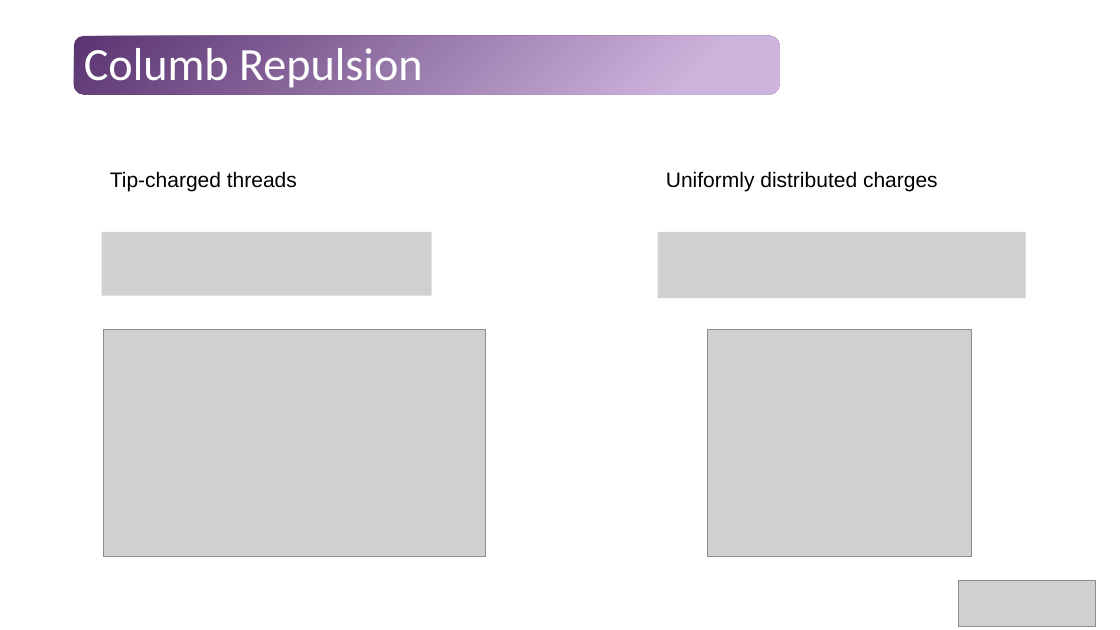
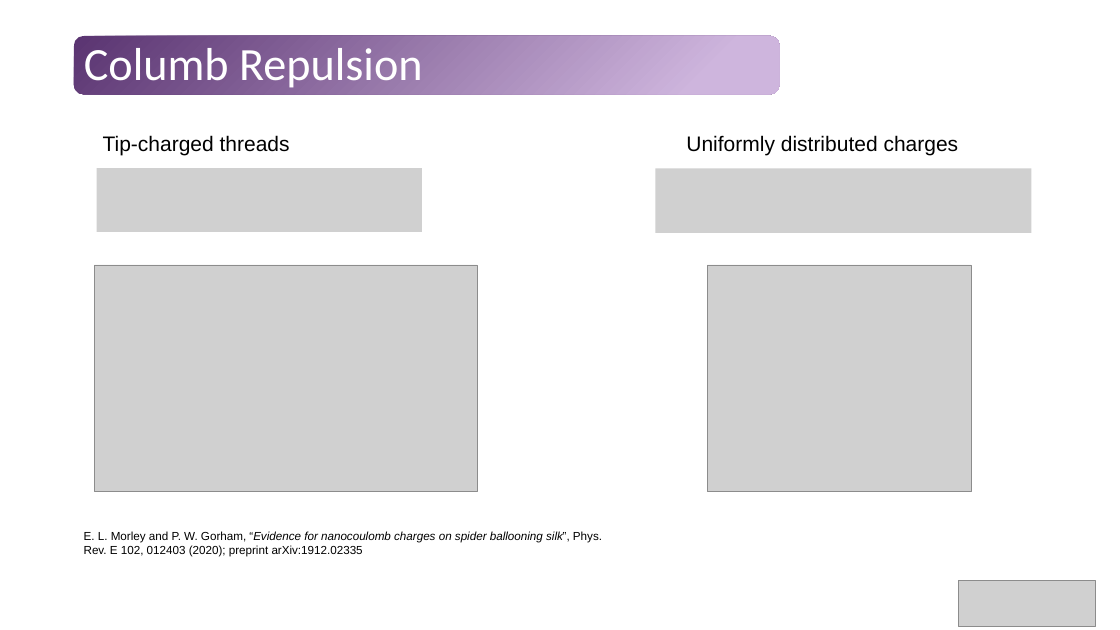
Before and after one commit to Tavi681/PoliPhysics, a slide deck: slide 9 of Tema 1/paper/Tema1.pptx. Drawn at 1120x630 pixels with LibreOffice and Linux fonts; fonts in the diff are those of the drawing; grey boxes stand for pictures. Boxes give left, top, right and bottom in pixels: in the first picture for what was removed or moved away, otherwise in the second. Text is boxed around its words. In the diff, an @@ line names an element or a change of style, - is before the commit and + after.

```diff
--- a/Tema 1/paper/Tema1.pptx
+++ b/Tema 1/paper/Tema1.pptx
@@ text "Tip-charged threads": place and size @@
-text "Tip-charged threads" at <box>110,171,297,191</box>
+text "Tip-charged threads" at <box>103,135,290,155</box>
@@ text "Uniformly distributed charges": place and size @@
-text "Uniformly distributed charges" at <box>666,171,938,191</box>
+text "Uniformly distributed charges" at <box>686,135,959,155</box>
@@ picture added at <box>97,168,422,232</box> @@
@@ picture added at <box>655,169,1032,234</box> @@
@@ picture removed at <box>102,232,432,296</box> @@
@@ picture removed at <box>658,232,1026,298</box> @@
@@ picture: place and size @@
-picture at <box>103,329,486,556</box>
+picture at <box>94,266,477,492</box>
@@ picture: place and size @@
-picture at <box>708,329,972,556</box>
+picture at <box>707,266,971,492</box>
@@ text added at <box>84,531,602,557</box>, 10 pt, text #000000 @@
+E. L. Morley and P. W. Gorham, “Evidence for nanocoulomb charges on spider ballooning silk”, Phys. Rev. E 102, 012403 (2020); preprint arXiv:1912.02335
```
Also in this commit, not shown: 5 other slides changed, 10 slides added, 2 slides removed, 1 other file.
